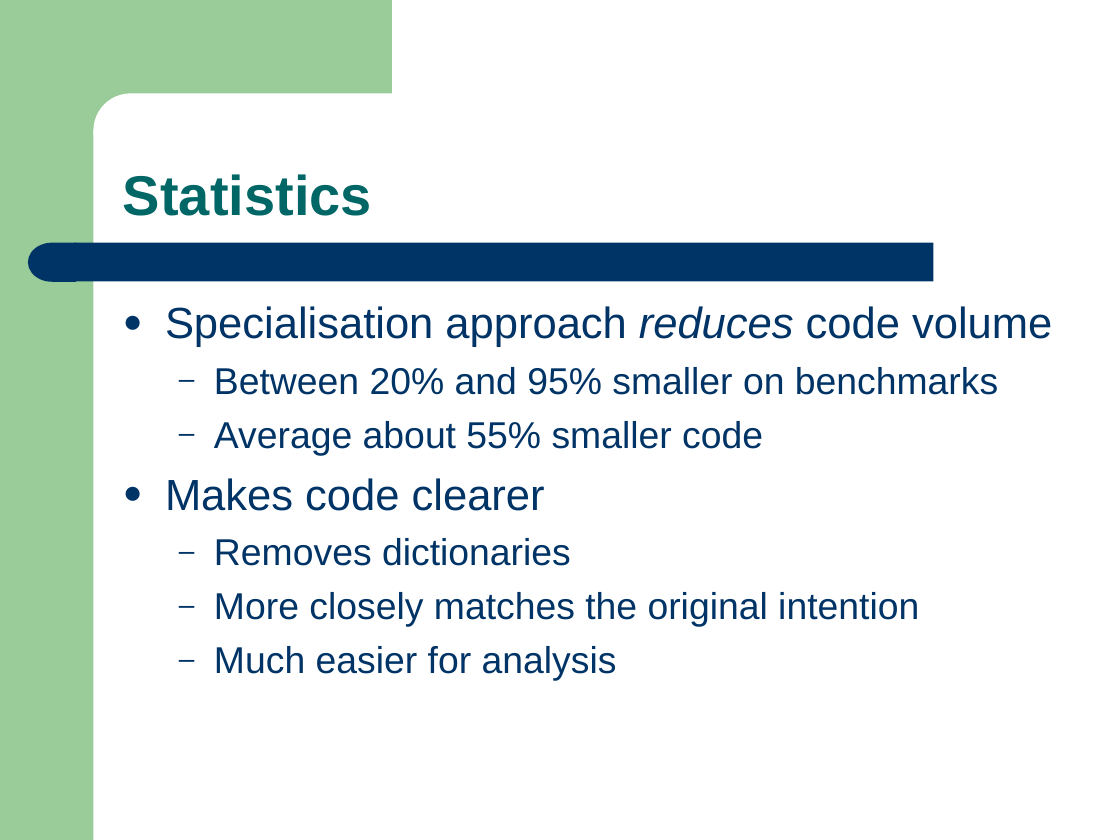
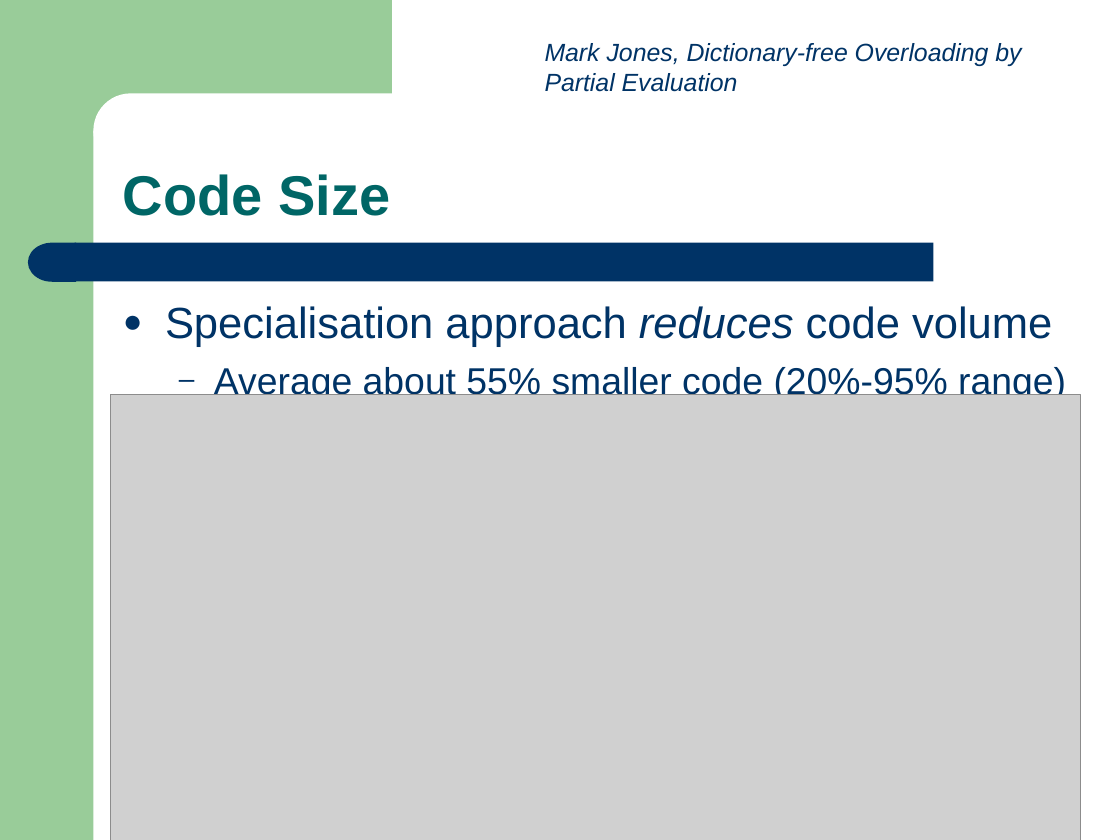
Before and after one commit to ndmitchell/catch, a slide deck: slide 13 of academic/bctcs-2007/first-order.ppt. Drawn at 1120x840 pixels with LibreOffice and Linux fonts; fonts in the diff are those of the drawing; grey boxes stand for pictures. Boxes give left, top, right and bottom in pixels: in the first picture for what was removed or moved away, otherwise in the second. Text is boxed around its words. In the diff, an @@ line names an element or a change of style, - is before the commit and + after.

```diff
--- a/academic/bctcs-2007/first-order.ppt
+++ b/academic/bctcs-2007/first-order.ppt
@@ text added at [545,43,1021,92], 16 pt, text #003366, italic @@
+Mark Jones, Dictionary-free Overloading by Partial Evaluation
@@ title at [123,174,390,216]: text changed @@
-Statistics
+Code Size
@@ text at [214,367,1066,401]: text changed @@
-  – Between 20% and 95% smaller on benchmarks
-  – Average about 55% smaller code
-● Makes code clearer
-  – Removes dictionaries
-  – More closely matches the original intention
-  – Much easier for analysis
+  – Average about 55% smaller code (20%-95% range)
@@ picture added at [110,394,1080,840] @@
```
Also in this commit, not shown: 7 other slides changed, 1 other file.
